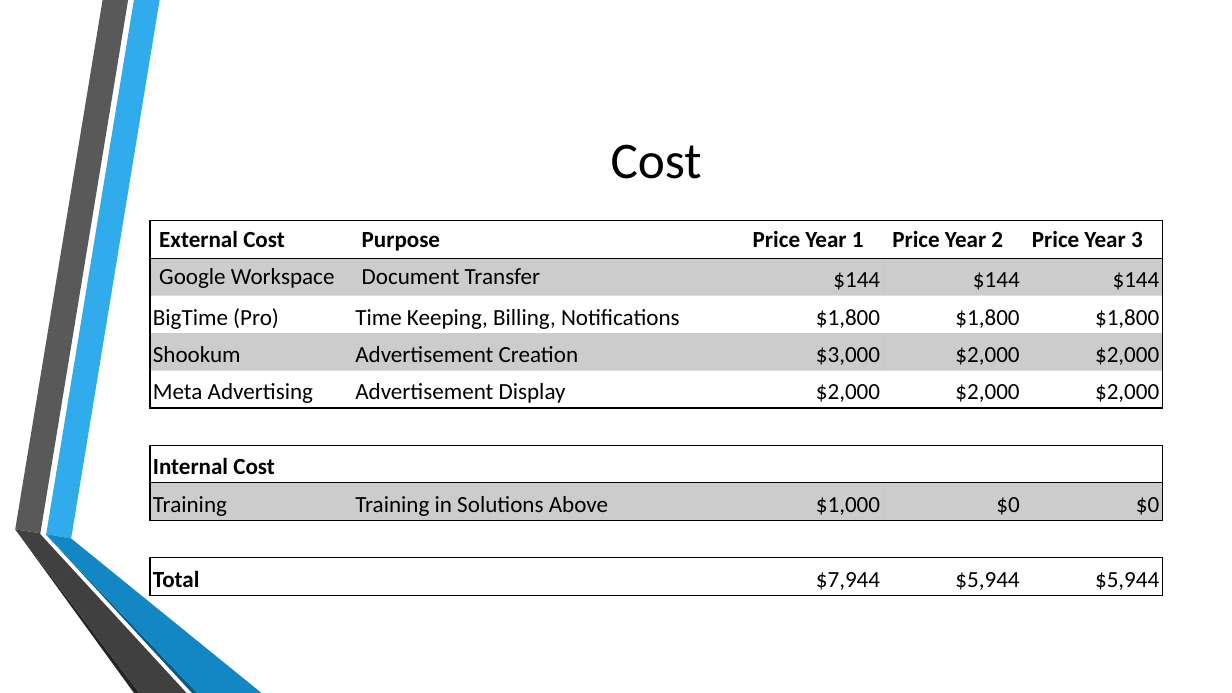
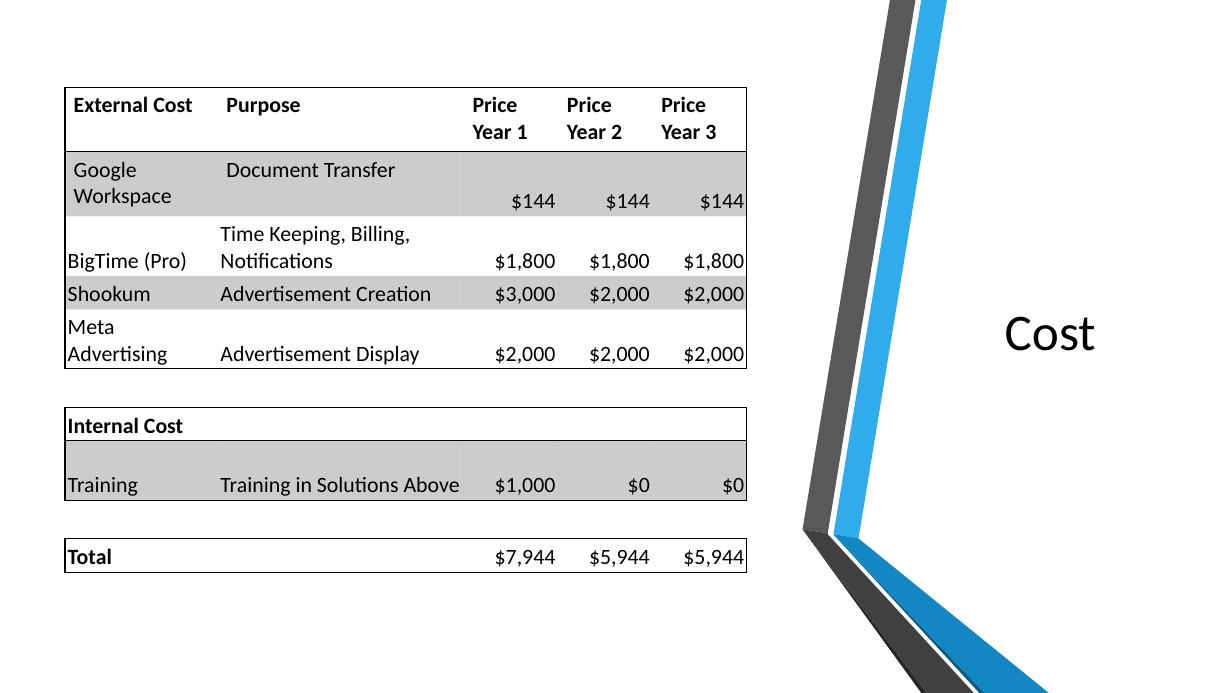
Before and after one commit to CalhounC357/4800_Tax_Boss, a slide deck: slide 9 of De La Riva, Bennett, Calhoun, Young; Tax_Boss.pptx. Drawn at 1232x693 pixels with LibreOffice and Linux fonts; fonts in the diff are those of the drawing; background and template pictures are left out. Boxes give left, top, right and bottom in pixels: in the first picture for what was removed or moved away, otherwise in the second. Text is boxed around its words. In the diff, an @@ line names an element or a change of style, - is before the commit and + after.

```diff
--- a/De La Riva, Bennett, Calhoun, Young; Tax_Boss.pptx
+++ b/De La Riva, Bennett, Calhoun, Young; Tax_Boss.pptx
@@ freeform shape added at bbox=[0, 0, 913, 693], fill #FFFFFF @@
@@ table at bbox=[65, 87, 746, 572] @@
@@ size 18 to 17 pt @@
@@ table: place and size @@
-table at bbox=[150, 221, 1162, 596]
+table at bbox=[65, 87, 746, 572]
@@ title "Cost": place and size @@
-title "Cost" at bbox=[611, 144, 702, 179]
+title "Cost" at bbox=[1005, 316, 1096, 351]
@@ group added at bbox=[803, 0, 1049, 693]: 6 freeform shapes @@
```
Also in this commit, not shown: 1 other slide changed.
